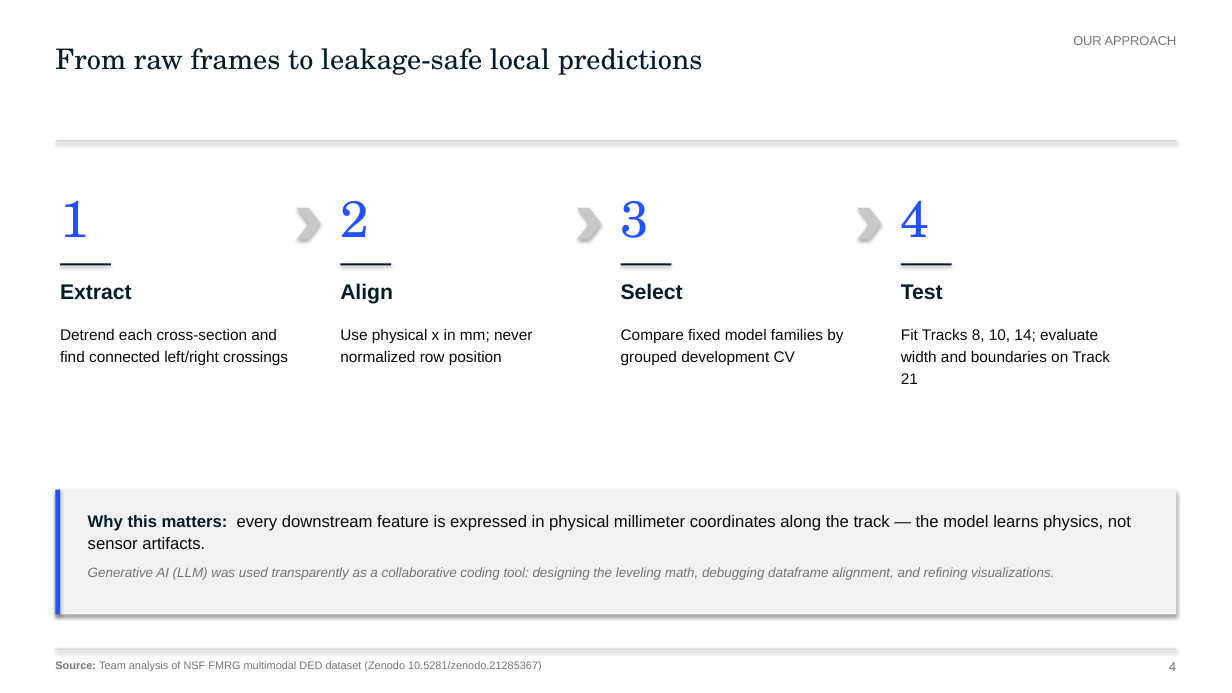
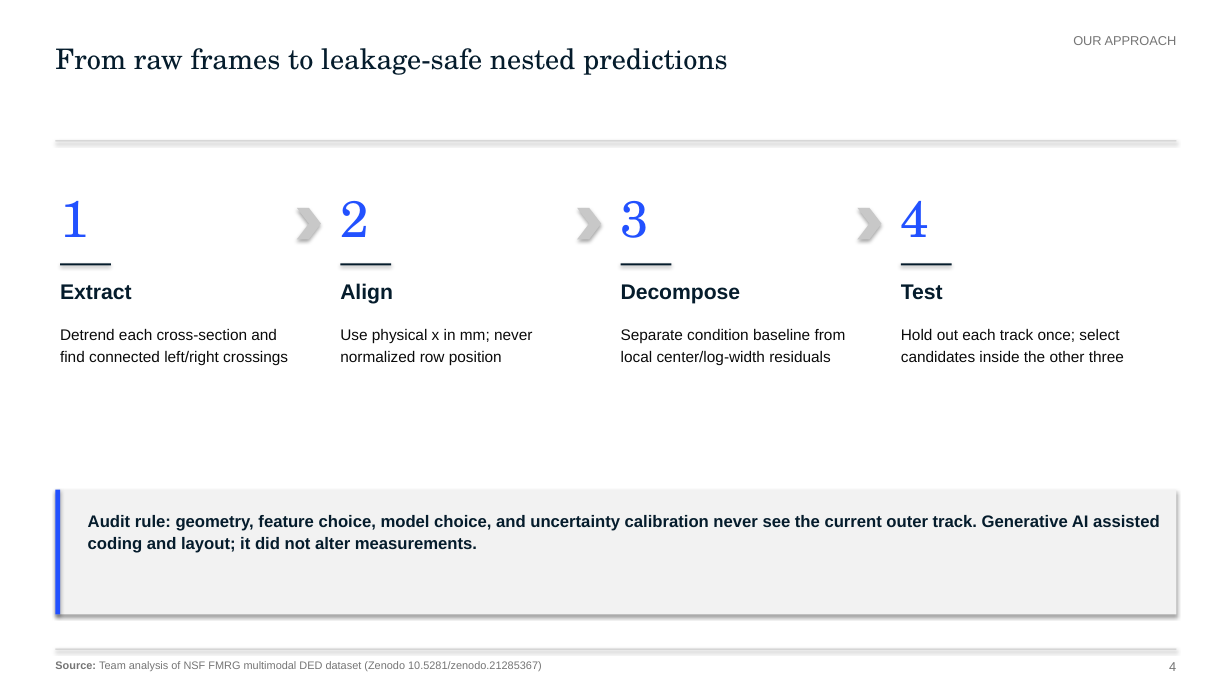
Before and after one commit to alphons3t/nsf-chuds, a slide deck: slide 4 of deliverables/presentation/FMRG_Final_Submission_Audited.pptx. Drawn at 1232x693 pixels with LibreOffice and Linux fonts; fonts in the diff are those of the drawing. Boxes give left, top, right and bottom in pixels: in the first picture for what was removed or moved away, otherwise in the second. Text is boxed around its words. In the diff, an @@ line names an element or a change of style, - is before the commit and + after.

```diff
--- a/deliverables/presentation/FMRG_Final_Submission_Audited.pptx
+++ b/deliverables/presentation/FMRG_Final_Submission_Audited.pptx
@@ text at (55, 48, 727, 75): text changed @@
-From raw frames to leakage-safe local predictions
+From raw frames to leakage-safe nested predictions
@@ text at (621, 284, 741, 304): text changed @@
-Select
+Decompose
@@ text at (621, 329, 846, 365): text changed @@
-Compare fixed model families by grouped development CV
+Separate condition baseline from local center/log-width residuals
@@ text at (901, 329, 1124, 362): text changed @@
-Fit Tracks 8, 10, 14; evaluate width and boundaries on Track 21
+Hold out each track once; select candidates inside the other three
@@ text at (88, 515, 1160, 553): text changed; size 10.5 to 13 pt; text colour #757575 to #051C2C; bold on; italic off @@
-Why this matters: every downstream feature is expressed in physical millimeter coordinates along the track — the model learns physics, not sensor artifacts.
-Generative AI (LLM) was used transparently as a collaborative coding tool: designing the leveling math, debugging dataframe alignment, and refining visualizations.
+Audit rule: geometry, feature choice, model choice, and uncertainty calibration never see the current outer track. Generative AI assisted coding and layout; it did not alter measurements.
```
Also in this commit, not shown: 9 other slides changed, 13 other files.
